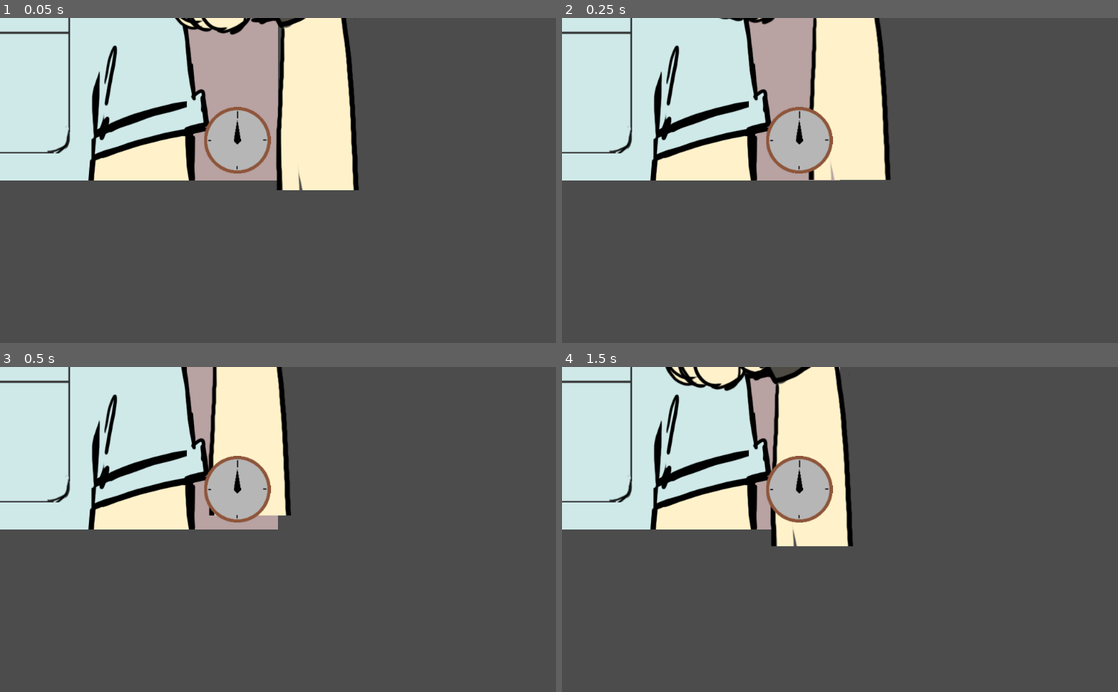
Above: before the commit, frames 1-4 (two rows, left to right).
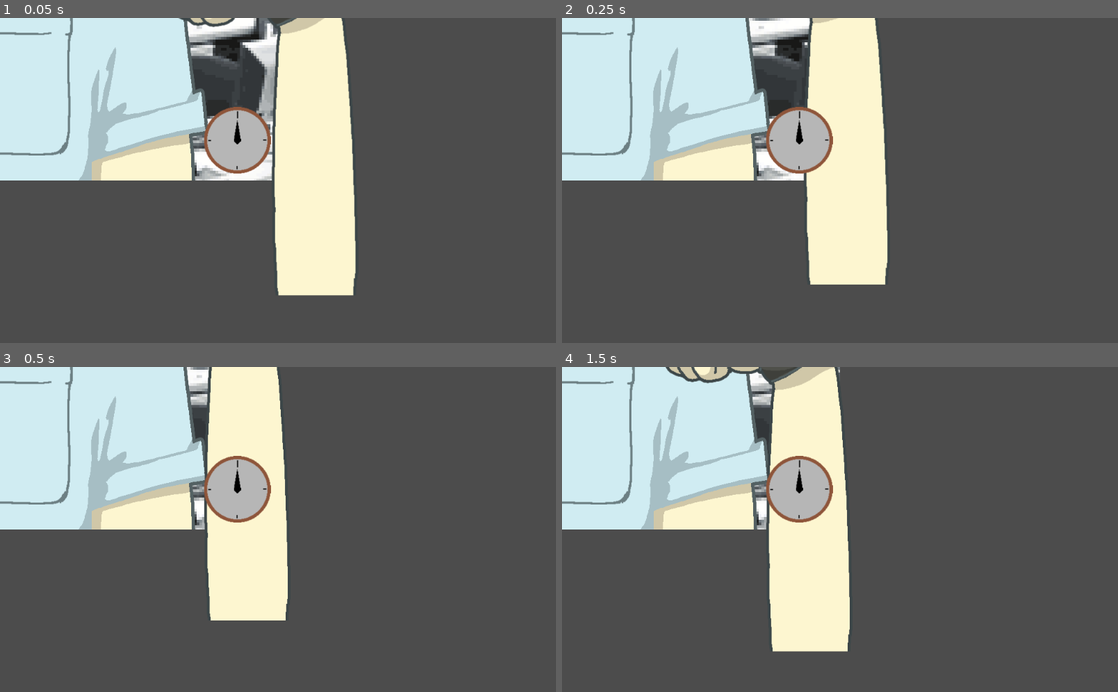
Above: after the commit, the same moments.

Repository: ericdsw/global_game_jam_2020
Game: Godot game, scene res://Screens/MiniGames/PenPocket/PenPocketMinigame.tscn
Same seed, same stepped clock (60 frames per second), same inputs: the game is played once before the commit and once after it. This scene is started directly instead of the project's main scene.
Inputs (mouse positions are in pixels of both pictures, inside the frame that each line leads up to):
- Up to frame 1 (0.05 s): no input
- Up to frame 2 (0.25 s): no input
- Up to frame 3 (0.5 s): no input
- Up to frame 4 (1.5 s): tap Enter (ui_accept) at 0.5, 0.77 s; move the mouse to (962, 513) at 0.52 s; press the mouse at (962, 513) at 0.53 s; release the mouse at (962, 513) at 1.25 s; drag from (728, 545) to (812, 594) at 1.27 s

The runs differ from the first frame. In frame 1, 14% of the frame differs, in the area x 0-65%, y 0-86%; in frame 2, 12%; in frame 3, 9.7%; in frame 4, 11%.

Commit message:
Add PenPocket minigame assets.

Diff:
--- a/Screens/MiniGames/PenPocket/PenPocketMinigame.gd
+++ b/Screens/MiniGames/PenPocket/PenPocketMinigame.gd
@@ -16,6 +16,12 @@
 onready var finger : Position2D = get_node("Finger")
 onready var finger_tween : Tween = get_node("FingerTween")
 
+onready var pen_tex_1 : Texture = preload("res://Resources/PenPocket/PenT1.png")
+onready var pen_tex_2 : Texture = preload("res://Resources/PenPocket/PenT2.png")
+onready var pen_tex_3 : Texture = preload("res://Resources/PenPocket/PenT3.png")
+onready var pen_tex_4 : Texture = preload("res://Resources/PenPocket/PenT4.png")
+var pen_images_array : Array
+
 var aligned_pen_array : Array
 var misaligned_pen_array : Array
 var aligned_finger_array : Array
@@ -31,6 +37,10 @@
 var state : int = State.MOVING
 
 func _ready():
+	pen_images_array.append(pen_tex_1)
+	pen_images_array.append(pen_tex_2)
+	pen_images_array.append(pen_tex_3)
+	pen_images_array.append(pen_tex_4)
 	_configure_arrays()
 	_spawn_pens(3)
 	_put_finger_in_next_pen()
@@ -92,6 +102,7 @@
 func _spawn_undone_pen_in_pos(_pos : int = 0) -> void:
 	var pen_instance : Sprite = pen_scene.instance()
 	pen_array.append(pen_instance)
+	pen_instance.texture = pen_images_array.pop_back()
 
 	pen_instance.global_position = Vector2(misaligned_pen_array[_pos].x, pen_undone_y)
 	$Pens.add_child(pen_instance)
@@ -99,6 +110,7 @@
 func _spawn_done_pen_in_pos(_pos : int = 0) -> void:
 	var pen_instance : Sprite = pen_scene.instance()
 	pen_array.append(pen_instance)
+	pen_instance.texture = pen_images_array.pop_back()
 
 	pen_instance.global_position = Vector2(aligned_pen_array[_pos].x, pen_done_y)
 	$Pens.add_child(pen_instance)
--- a/Screens/MiniGames/PenPocket/PenPocketMinigame.tscn
+++ b/Screens/MiniGames/PenPocket/PenPocketMinigame.tscn
@@ -47,7 +47,7 @@
 position = Vector2( 228.491, -63.7417 )
 
 [node name="Arm" type="Sprite" parent="Finger" index="0"]
-position = Vector2( 209.746, 158.475 )
+position = Vector2( 205.035, 251.13 )
 texture = ExtResource( 3 )
 
 [node name="FingerTween" type="Tween" parent="." index="10"]
Binary file changed: Resources/PenPocket/ArmT.png
Binary file changed: Resources/PenPocket/BGT.png
Binary file changed: Resources/PenPocket/Guide.png
Binary file added: Resources/PenPocket/PenT1.png
Not shown, added: Resources/PenPocket/PenT1.png.import
Binary file added: Resources/PenPocket/PenT2.png
Not shown, added: Resources/PenPocket/PenT2.png.import
Binary file added: Resources/PenPocket/PenT3.png
Not shown, added: Resources/PenPocket/PenT3.png.import
Binary file added: Resources/PenPocket/PenT4.png
Not shown, added: Resources/PenPocket/PenT4.png.import
Binary file changed: Resources/PenPocket/PocketT.png
